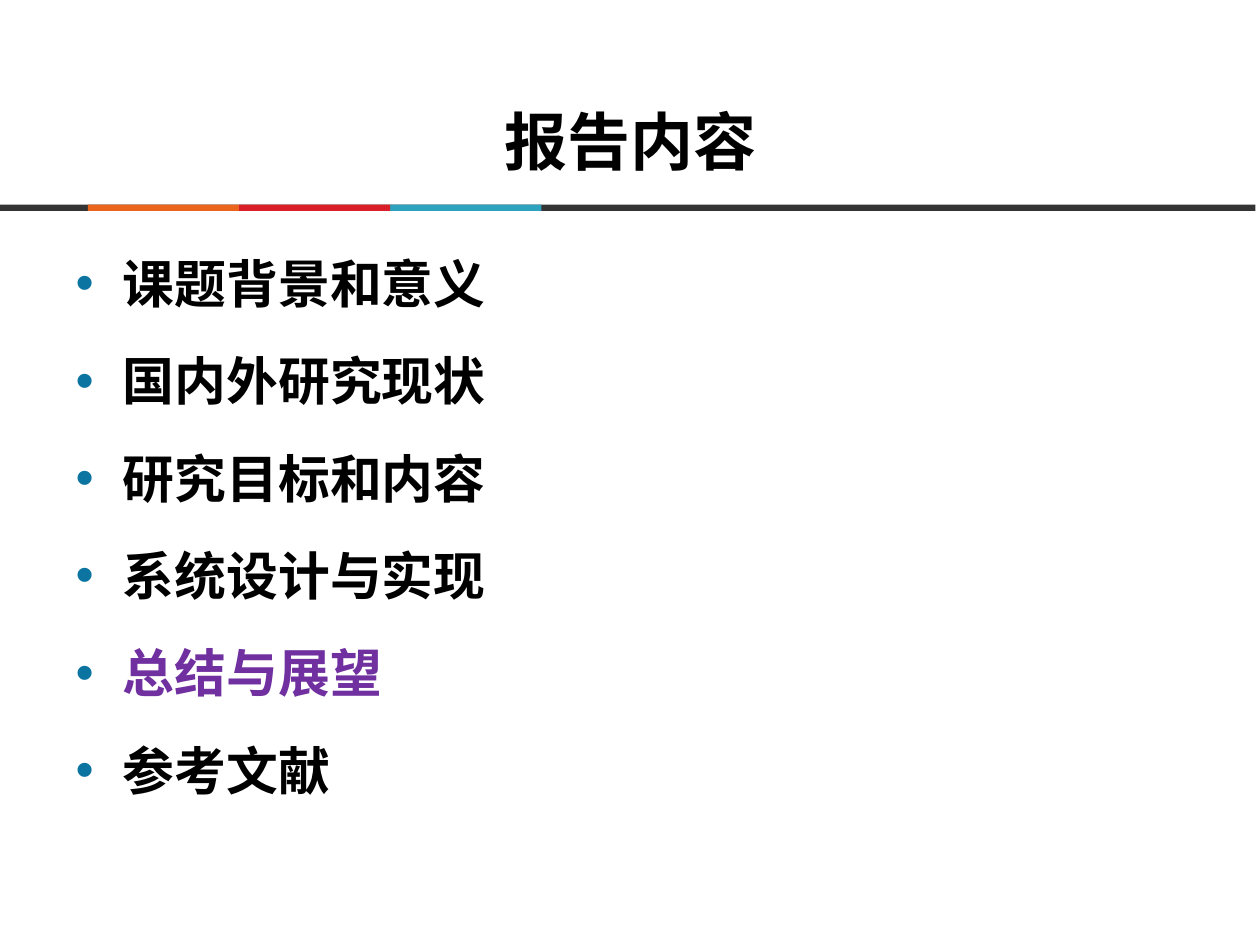
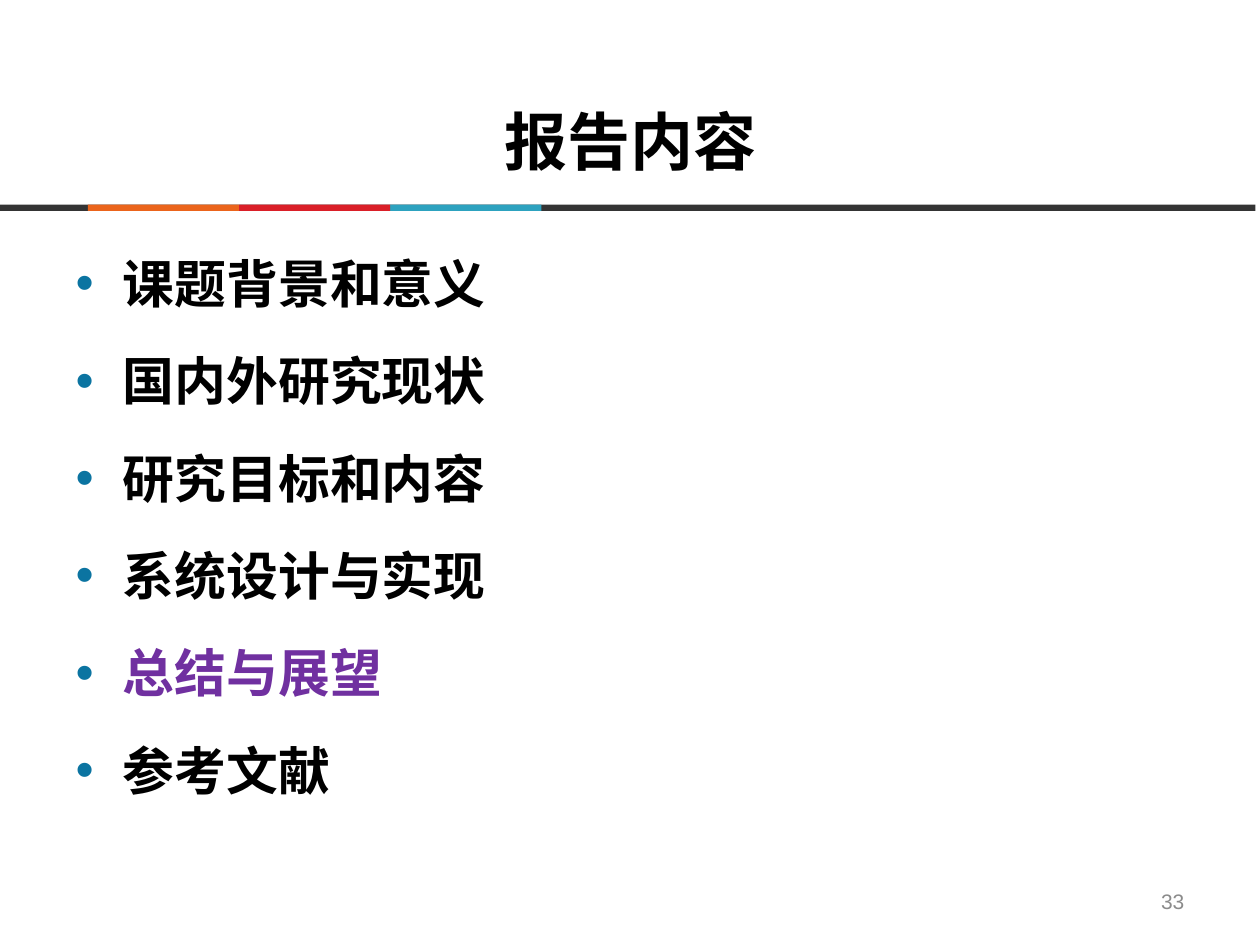
Before and after one commit to destiny1991/--2014--destiny, a slide deck: slide 33 of 答辩/ppt/SY1406108_陈志伟_毕业答辩.pptx (slide 30 before the commit). Drawn at 1260x945 pixels with LibreOffice and Linux fonts; fonts in the diff are those of the drawing; background and template pictures are left out. Boxes give left, top, right and bottom in pixels: in the first picture for what was removed or moved away, otherwise in the second. Text is boxed around its words. In the diff, an @@ line names an element or a change of style, - is before the commit and + after.

```diff
--- a/答辩/ppt/SY1406108_陈志伟_毕业答辩.pptx
+++ b/答辩/ppt/SY1406108_陈志伟_毕业答辩.pptx
@@ page number added at bbox=[1161, 894, 1184, 909], 12 pt, text #8C8C8C @@
+33
```
Also in this commit, not shown: 13 other slides changed, 22 slides added, 20 slides removed, 23 other files.
